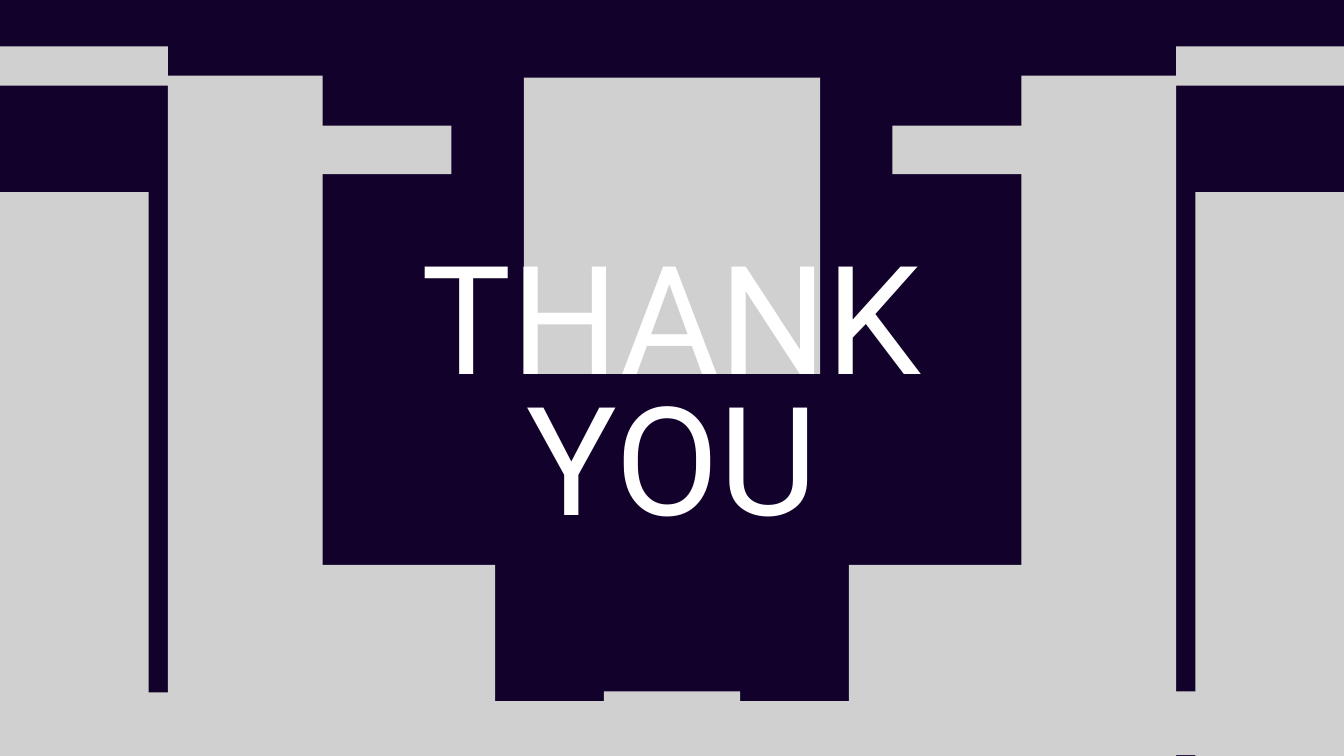
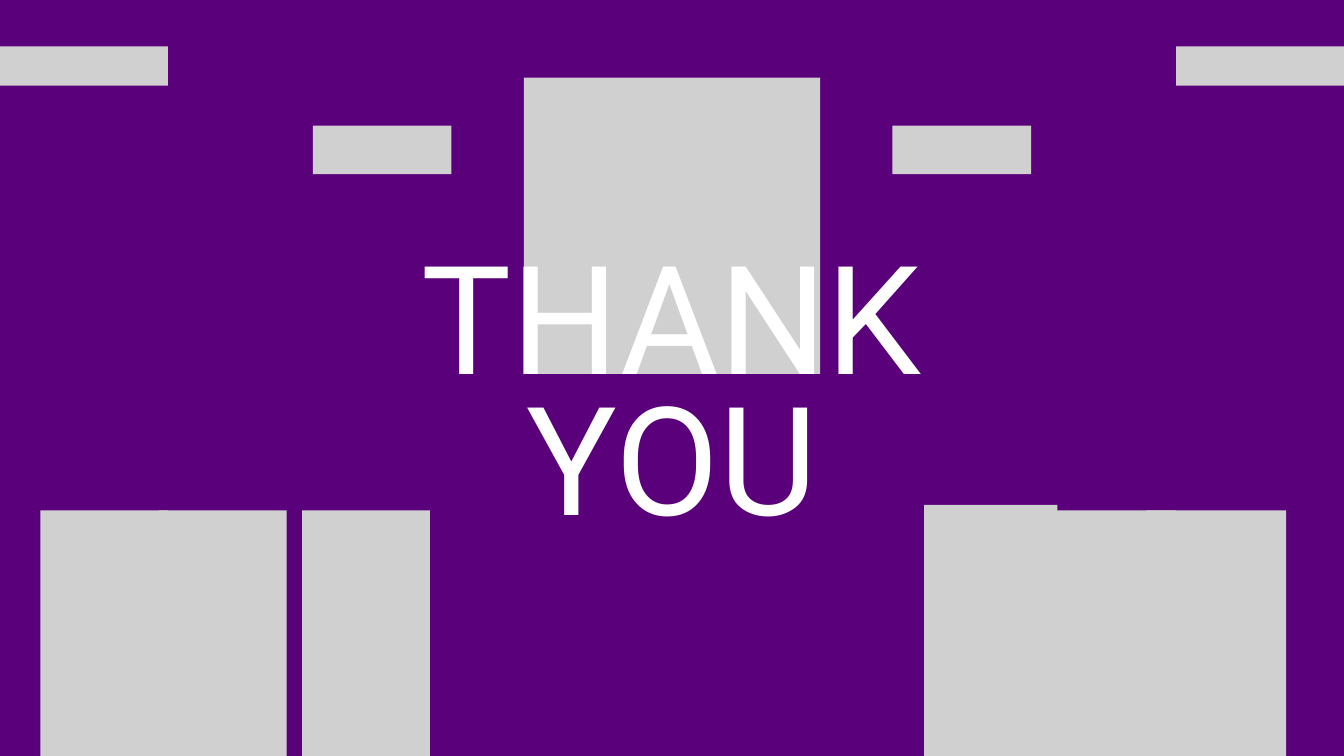
Before and after one commit to kota2929/flutternoyatu, a slide deck: slide 7 of flutter_application_1/flutter2025_yogiashi.pptx (slide 10 before the commit). Drawn at 1344x756 pixels with LibreOffice and Linux fonts; fonts in the diff are those of the drawing; grey boxes stand for pictures. Boxes give left, top, right and bottom in pixels: in the first picture for what was removed or moved away, otherwise in the second. Text is boxed around its words. In the diff, an @@ line names an element or a change of style, - is before the commit and + after.

```diff
--- a/flutter_application_1/flutter2025_yogiashi.pptx
+++ b/flutter_application_1/flutter2025_yogiashi.pptx
@@ background #12022B to #59007A @@
@@ picture removed at box(168, 75, 323, 755) @@
@@ picture removed at box(1021, 75, 1176, 755) @@
@@ picture removed at box(0, 192, 149, 756) @@
@@ picture removed at box(1195, 192, 1344, 756) @@
@@ picture added at box(924, 505, 1057, 756) @@
@@ picture added at box(40, 511, 168, 756) @@
@@ picture added at box(159, 511, 287, 756) @@
@@ picture: place and size @@
-picture at box(304, 565, 495, 756)
+picture at box(302, 511, 430, 756)
@@ picture added at box(1048, 511, 1176, 756) @@
@@ picture added at box(1146, 511, 1286, 756) @@
@@ picture removed at box(849, 565, 1040, 756) @@
@@ picture removed at box(88, 692, 255, 756) @@
@@ picture removed at box(407, 708, 542, 756) @@
@@ picture removed at box(443, 701, 632, 756) @@
@@ picture removed at box(604, 691, 741, 756) @@
@@ picture removed at box(712, 701, 901, 756) @@
@@ picture removed at box(802, 708, 937, 756) @@
@@ picture removed at box(1089, 691, 1255, 755) @@
```
Also in this commit, not shown: 3 other slides changed, 3 slides added, 6 slides removed.
